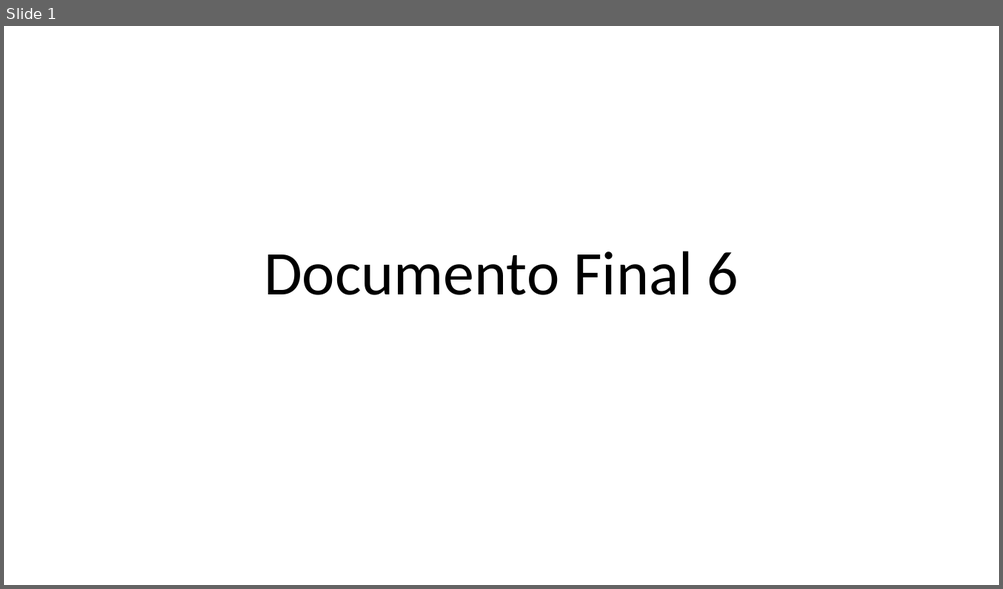
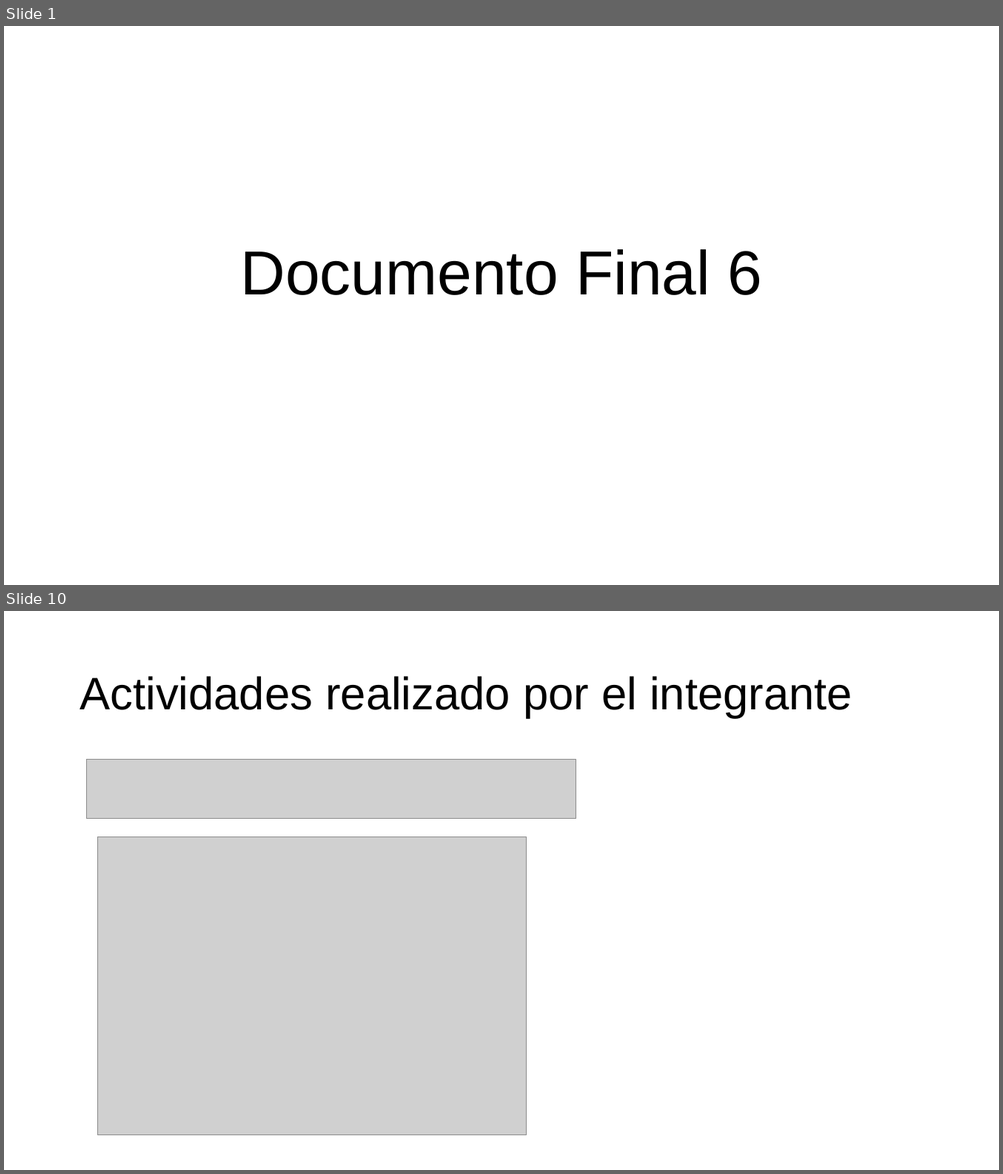
Before and after one commit to Nico2002345/PaginaIngSoftware, a slide deck: assets/docs/Documento_Final_6.pptx. Shown one above the other, each under a label of ours: slide 1 before the commit, slides 1 and 10 after it; the slides between them are not shown. The pictures are 1003x589 and 1003x1174 pixels, drawn with LibreOffice and Linux fonts; fonts in the diff are those of the drawing; grey boxes stand for pictures. Boxes give left, top, right and bottom in pixels: in the first picture for what was removed or moved away, otherwise in the second. Text is boxed around its words. In the diff, an @@ line names an element or a change of style, - is before the commit and + after.

```diff
--- a/assets/docs/Documento_Final_6.pptx
+++ b/assets/docs/Documento_Final_6.pptx
@@ slide 10 added at [4,611,999,1170], background #FFFFFF @@
@@ title added at [79,676,852,718], 44 pt, text #000000 @@
+Actividades realizado por el integrante
@@ picture added at [87,760,575,819] @@
@@ picture added at [98,837,526,1136] @@
@@ slide 1 changed as well @@
@@ title "Documento Final 6" at [240,249,762,295]: font Calibri to Arial @@
```
Also in this commit, not shown: 8 other slides added, 2 slides removed.
